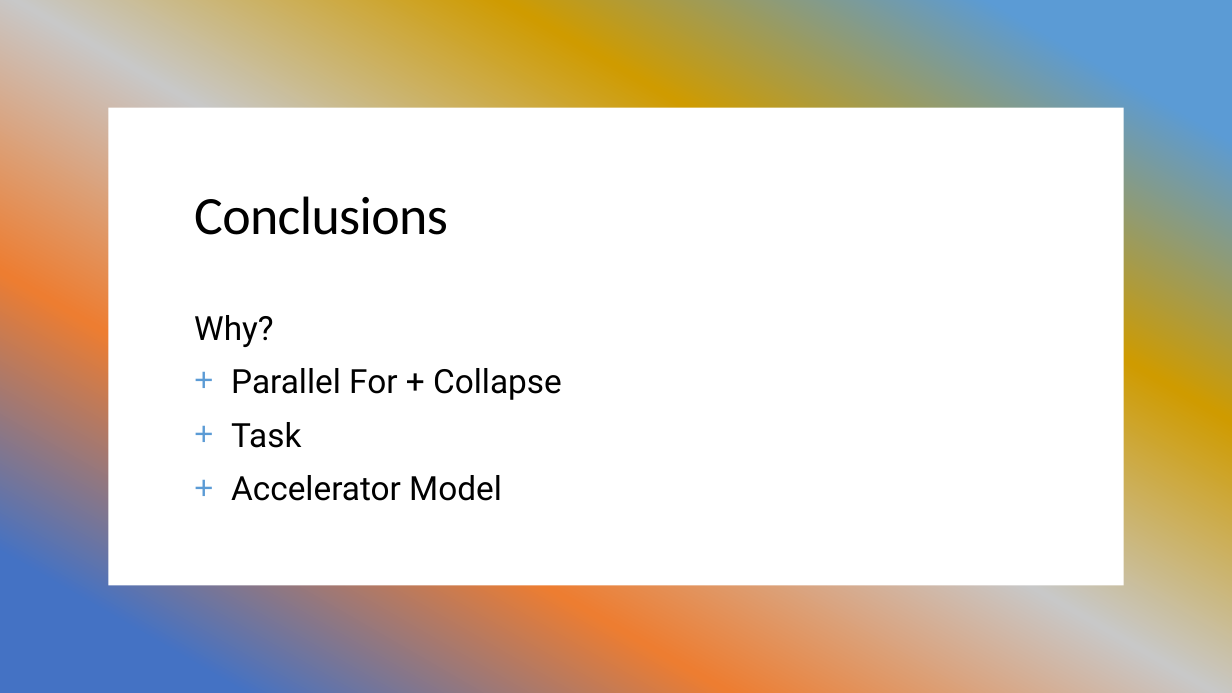
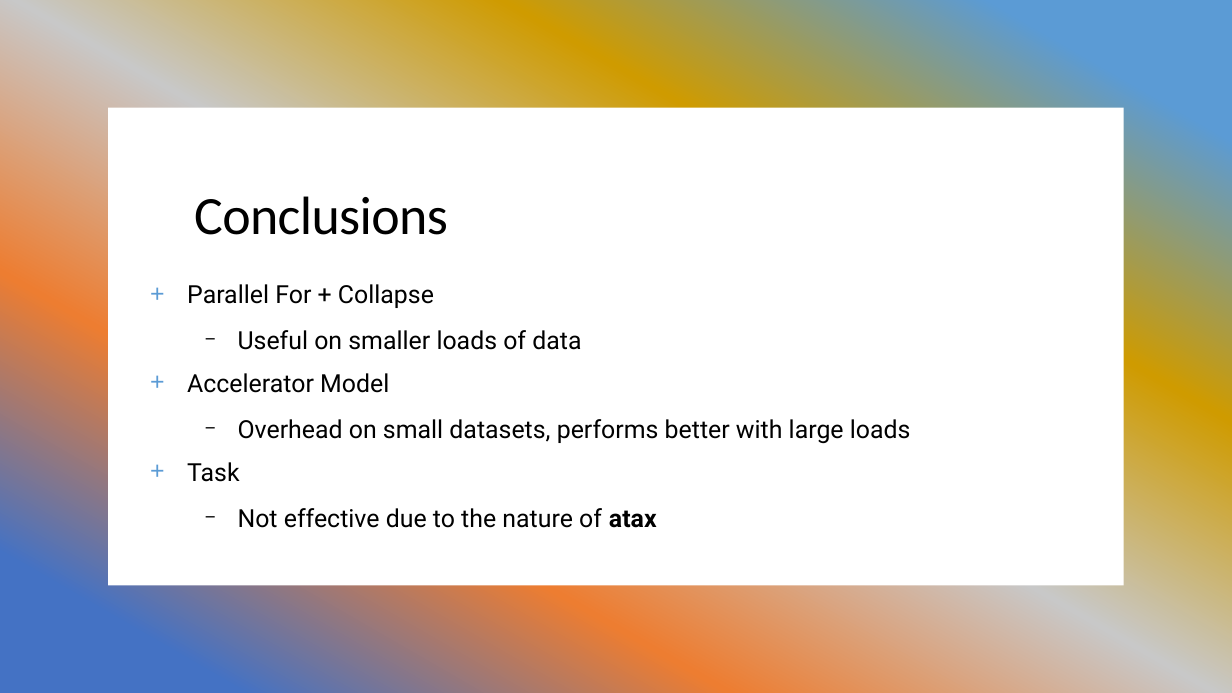
Before and after one commit to salor02/assignment-HPC, a slide deck: slide 10 of assignment-1/ATAX Problem Optimization.pptx. Drawn at 1232x693 pixels with LibreOffice and Linux fonts; fonts in the diff are those of the drawing. Boxes give left, top, right and bottom in pixels: in the first picture for what was removed or moved away, otherwise in the second. Text is boxed around its words. In the diff, an @@ line names an element or a change of style, - is before the commit and + after.

```diff
--- a/assignment-1/ATAX Problem Optimization.pptx
+++ b/assignment-1/ATAX Problem Optimization.pptx
@@ text added at <box>187,284,911,528</box>, 19.4 pt, text #000000 @@
++ Parallel For + Collapse
+  − Useful on smaller loads of data
++ Accelerator Model
+  − Overhead on small datasets, performs better with large loads
++ Task
+  − Not effective due to the nature of atax
@@ text removed at <box>194,315,562,501</box> @@
-Why?
-+ Parallel For + Collapse
-+ Task
-+ Accelerator Model
```
Also in this commit, not shown: 3 other slides changed.
